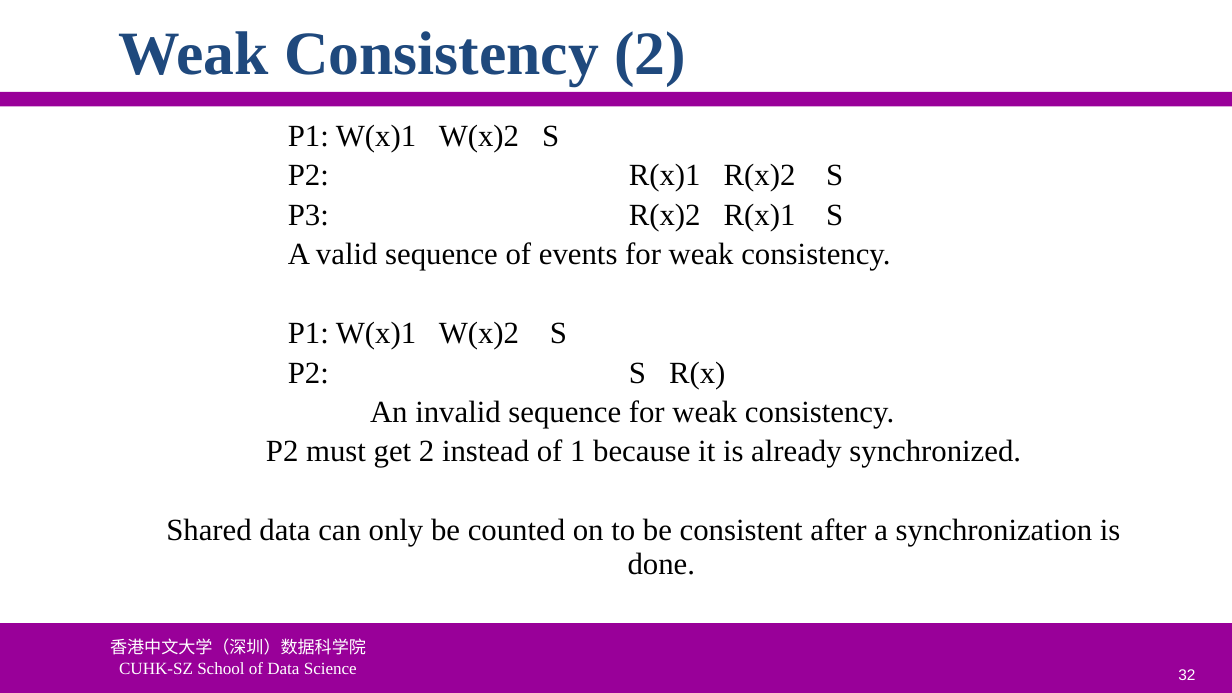
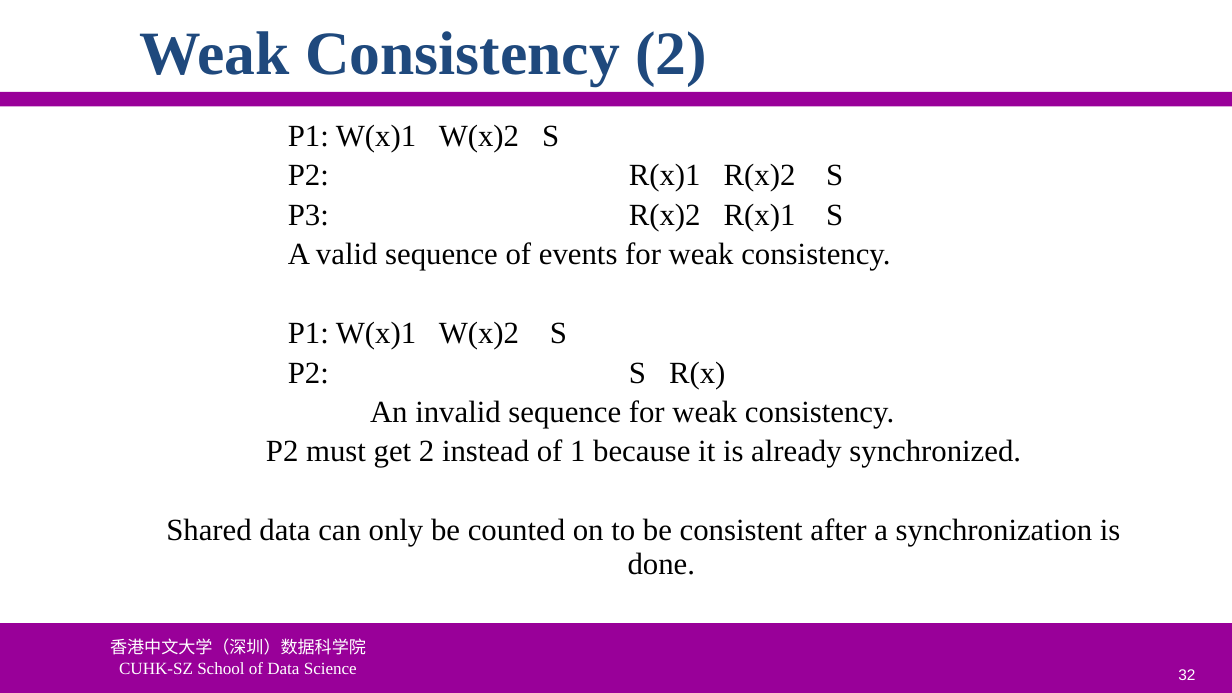
Before and after one commit to ychung1103/ychung1103.github.io, a slide deck: slide 32 of Slides/CSC6032/Advanced-OS-05-DSM.pptx. Drawn at 1232x693 pixels with LibreOffice and Linux fonts; fonts in the diff are those of the drawing; background and template pictures are left out. Boxes give left, top, right and bottom in pixels: in the first picture for what was removed or moved away, otherwise in the second. Text is boxed around its words. In the diff, an @@ line names an element or a change of style, - is before the commit and + after.

```diff
--- a/Slides/CSC6032/Advanced-OS-05-DSM.pptx
+++ b/Slides/CSC6032/Advanced-OS-05-DSM.pptx
@@ title "Weak Consistency (2)": place and size @@
-title "Weak Consistency (2)" at (118,31,686,85)
+title "Weak Consistency (2)" at (139,31,707,85)
```
Also in this commit, not shown: 9 other slides changed, 9 other files.
